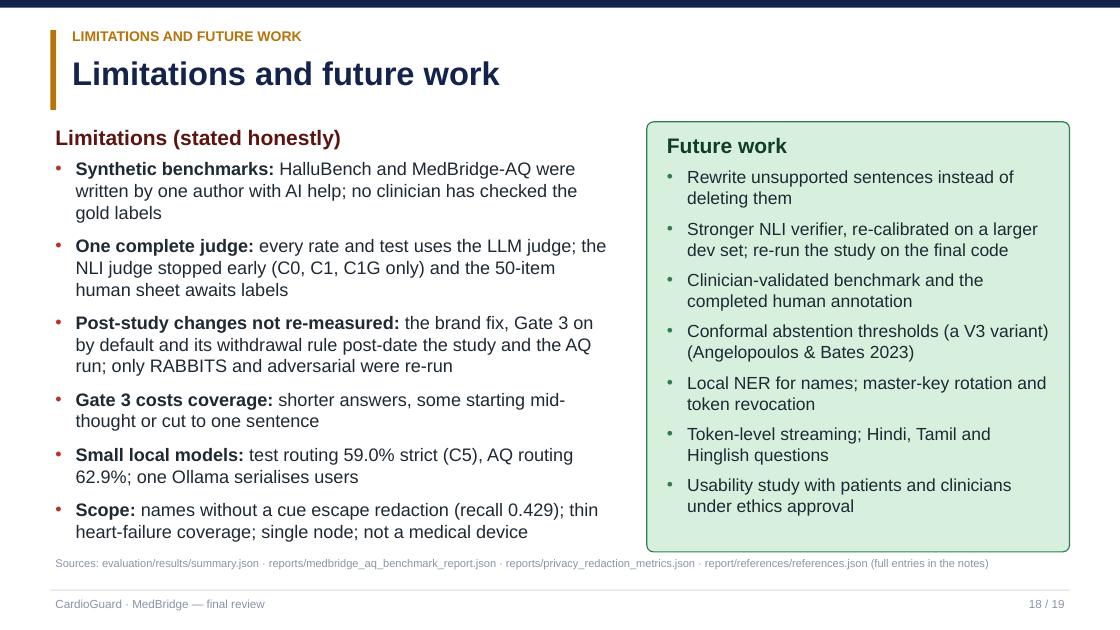
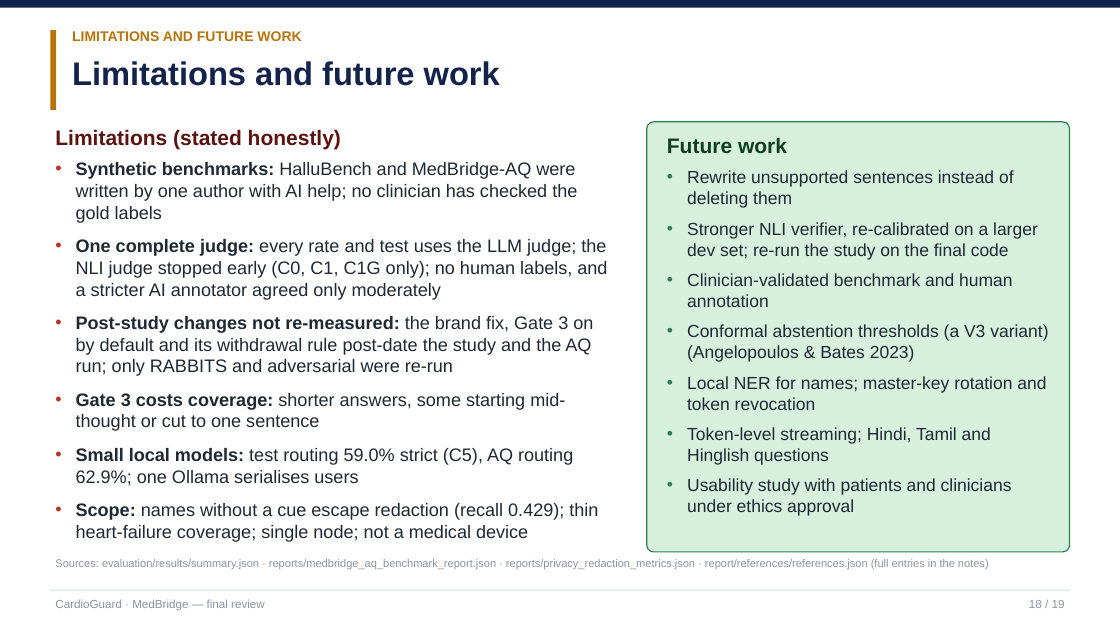
Before and after one commit to Farhan-0000/CardioGuard, a slide deck: slide 18 of report/MedBridge_Review_Presentation.pptx. Drawn at 1120x630 pixels with LibreOffice and Linux fonts; fonts in the diff are those of the drawing. Boxes give left, top, right and bottom in pixels: in the first picture for what was removed or moved away, otherwise in the second. Text is boxed around its words. In the diff, an @@ line names an element or a change of style, - is before the commit and + after.

```diff
--- a/report/MedBridge_Review_Presentation.pptx
+++ b/report/MedBridge_Review_Presentation.pptx
@@ text at <box>76,239,607,300</box>: text changed @@
-• One complete judge: every rate and test uses the LLM judge; the NLI judge stopped early (C0, C1, C1G only) and the 50-item human sheet awaits labels
+• One complete judge: every rate and test uses the LLM judge; the NLI judge stopped early (C0, C1, C1G only); no human labels, and a stricter AI annotator agreed only moderately
@@ text at <box>687,273,1012,307</box>: text changed @@
-• Clinician-validated benchmark and the completed human annotation
+• Clinician-validated benchmark and human annotation
```
Also in this commit, not shown: 2 other slides changed, 56 other files.
